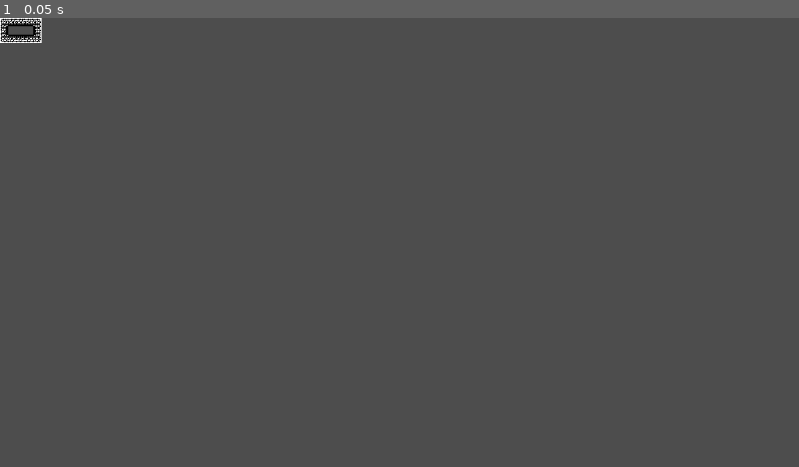
Above: before the commit, frame 1.
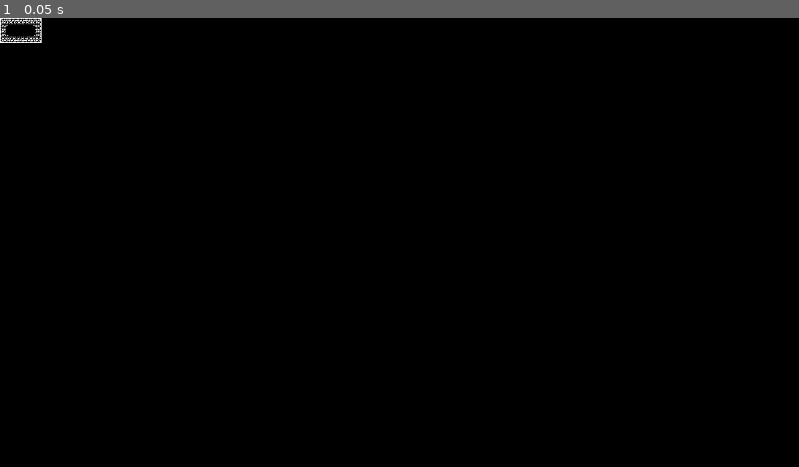
Above: after the commit, the same moment.

Repository: Stanlee1234/dungeon
Game: Godot game, scene res://game.tscn
Same seed, same stepped clock (60 frames per second), same inputs: the game is played once before the commit and once after it. The project has no main scene, so this scene is started directly.
Inputs:
- Up to frame 1 (0.05 s): no input

The runs differ from the first frame. In frame 1, 100% of the frame differs, in the area x 0-100%, y 0-100%.

Commit message:
added bkg

Diff:
--- a/digging/game.tscn
+++ b/digging/game.tscn
@@ -51,14 +51,15 @@
 tile_size = Vector2i(12, 12)
 sources/3 = SubResource("TileSetAtlasSource_e2o6t")
 
-[sub_resource type="CanvasTexture" id="CanvasTexture_80nbo"]
+[node name="Game" type="Node2D" unique_id=462882244]
 
-[node name="Game" type="Node2D" unique_id=462882244]
+[node name="ColorRect" type="ColorRect" parent="." unique_id=1480500983]
+offset_right = 1164.0
+offset_bottom = 665.0
+color = Color(0, 0, 0, 1)
+metadata/_edit_lock_ = true
 
 [node name="TileMap" type="TileMap" parent="." unique_id=692846002]
 tile_set = SubResource("TileSet_feb5d")
 format = 2
 layer_0/tile_data = PackedInt32Array(0, 3, 0, 65536, 3, 1, 131072, 3, 2, 131073, 65539, 2, 131074, 65539, 2, 131075, 65539, 2, 131076, 131075, 2, 65540, 131075, 1, 4, 131075, 0, 1, 65539, 0, 2, 65539, 0, 3, 65539, 0)
-
-[node name="Sprite2D" type="Sprite2D" parent="." unique_id=322313415]
-texture = SubResource("CanvasTexture_80nbo")
